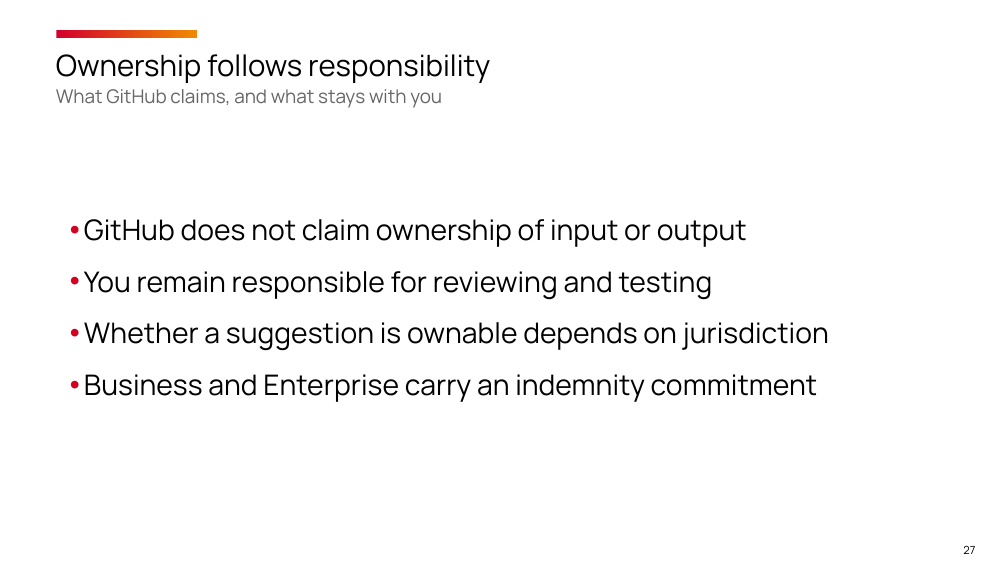
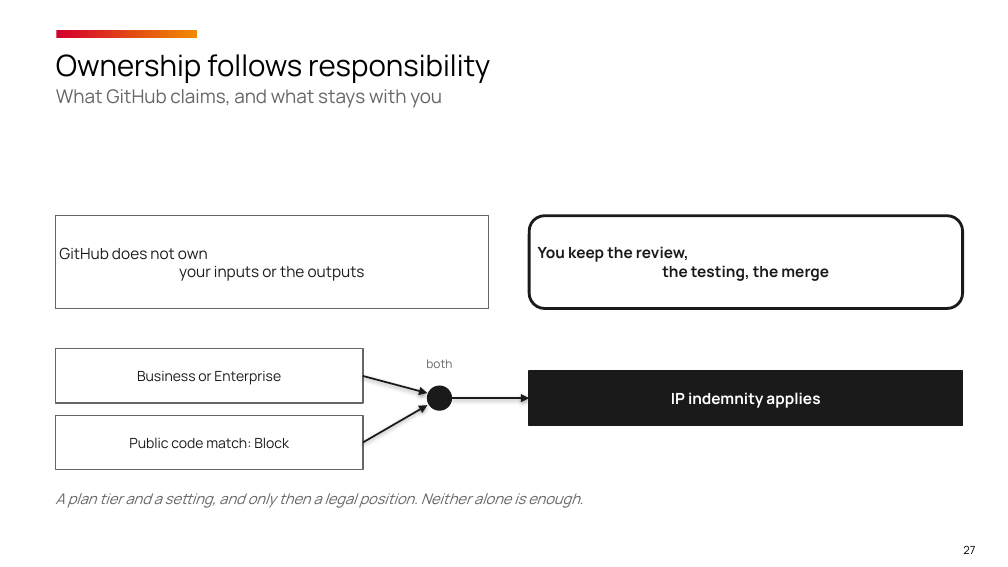
Before and after one commit to timothywarner-org/copilot-cert-prep, a slide deck: slide 27 of warner-github-cert-prep-september-2026.pptx. Drawn at 1008x567 pixels with LibreOffice and Linux fonts; fonts in the diff are those of the drawing; background and template pictures are left out. Boxes give left, top, right and bottom in pixels: in the first picture for what was removed or moved away, otherwise in the second. Text is boxed around its words. In the diff, an @@ line names an element or a change of style, - is before the commit and + after.

```diff
--- a/warner-github-cert-prep-september-2026.pptx
+++ b/warner-github-cert-prep-september-2026.pptx
@@ rectangle added at (x1=55, y1=216, x2=489, y2=308), fill #FFFFFF, outline #666666 1 pt, 11 pt, text #1A1A1A @@
+GitHub does not own
+your inputs or the outputs
@@ text removed at (x1=84, y1=219, x2=829, y2=402) @@
-• GitHub does not claim ownership of input or output
-• You remain responsible for reviewing and testing
-• Whether a suggestion is ownable depends on jurisdiction
-• Business and Enterprise carry an indemnity commitment
@@ rounded rectangle added at (x1=529, y1=216, x2=963, y2=308), fill #FFFFFF, outline #1A1A1A 2 pt, 11 pt, text #1A1A1A, bold @@
+You keep the review,
+the testing, the merge
@@ rectangle added at (x1=55, y1=349, x2=363, y2=403), fill #FFFFFF, outline #666666 1 pt, 10 pt, text #1A1A1A @@
+Business or Enterprise
@@ text added at (x1=426, y1=359, x2=452, y2=368), 8.5 pt, text #666666 @@
+both
@@ arrow added from (363, 376) to (427, 393), #1A1A1A 1.25 pt @@
@@ ellipse added at (x1=427, y1=386, x2=452, y2=410), fill #1A1A1A, outline #1A1A1A 0.75 pt @@
@@ rectangle added at (x1=529, y1=371, x2=963, y2=425), fill #1A1A1A, outline #1A1A1A 1 pt, 11 pt, text #FFFFFF, bold @@
+IP indemnity applies
@@ rectangle added at (x1=55, y1=415, x2=363, y2=470), fill #FFFFFF, outline #666666 1 pt, 10 pt, text #1A1A1A @@
+Public code match: Block
@@ arrow added from (363, 443) to (427, 405), #1A1A1A 1.25 pt @@
@@ arrow added from (452, 398) to (529, 398), #1A1A1A 1.25 pt @@
@@ text added at (x1=55, y1=493, x2=583, y2=508), 10.5 pt, text #666666, italic @@
+A plan tier and a setting, and only then a legal position. Neither alone is enough.
```
Also in this commit, not shown: 4 other slides changed.
